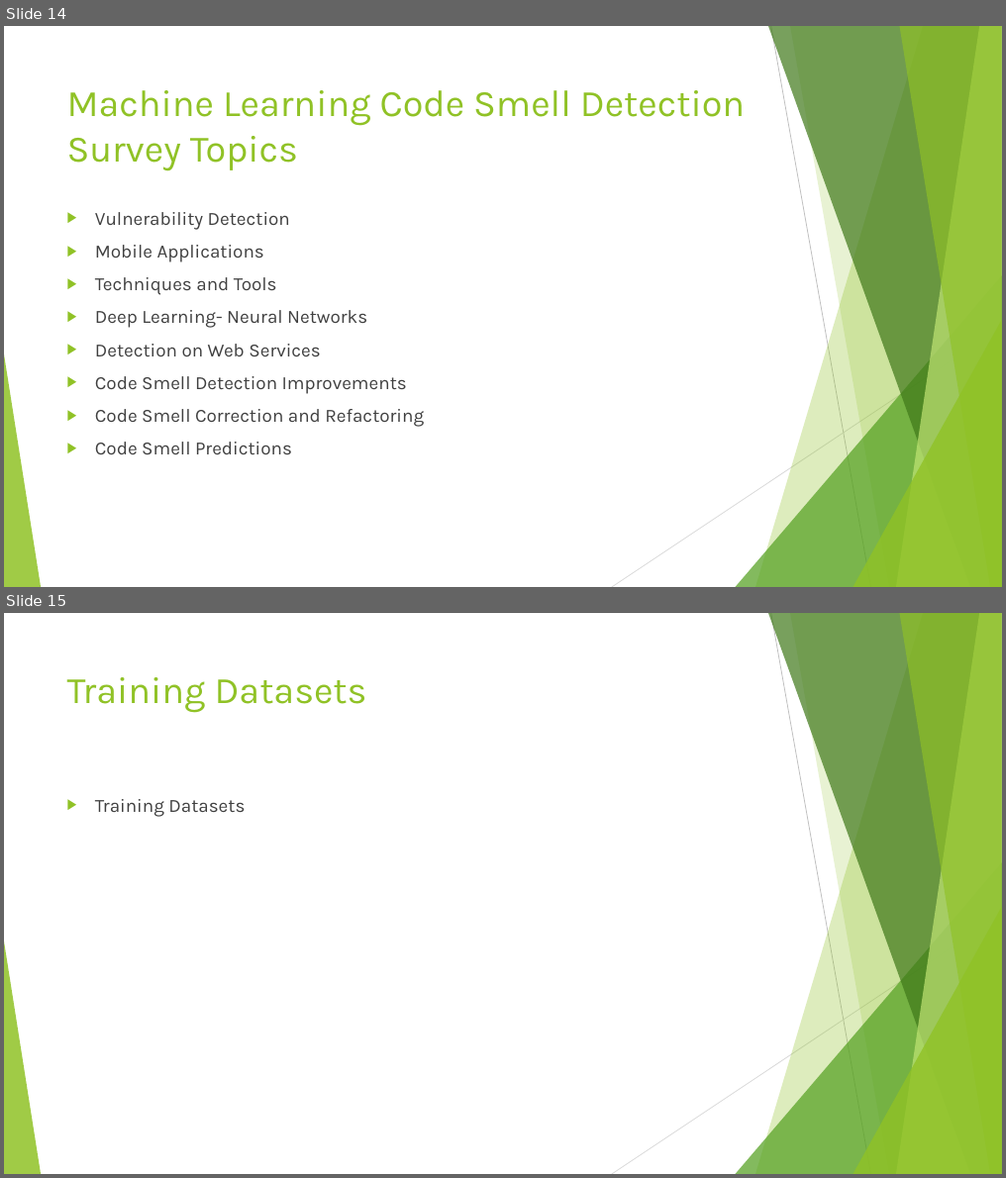
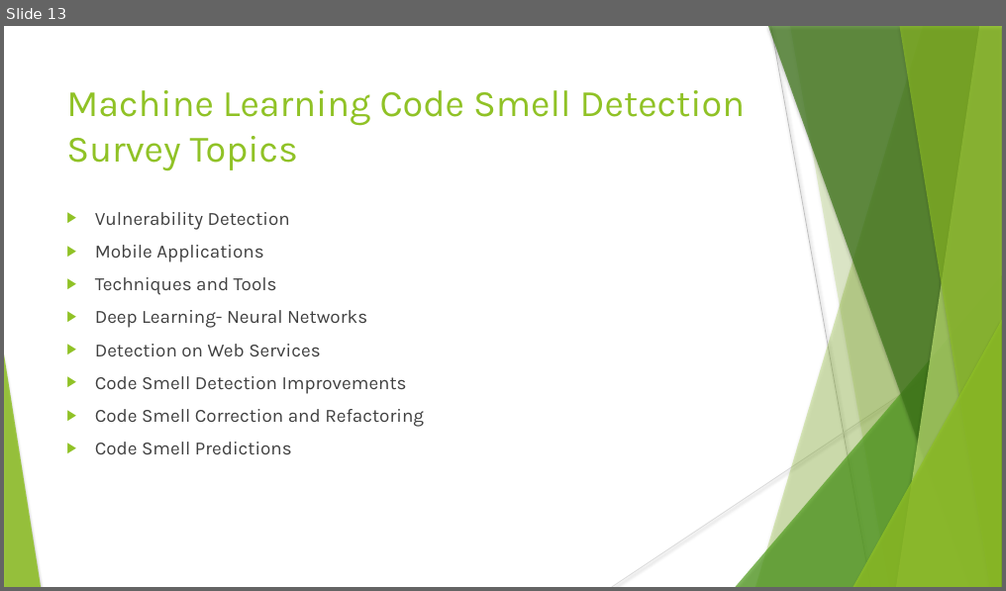
Before and after one commit to rodger79/CS6000, a slide deck: presentation/Presentation On Code Smells and Machine Learning Research.pptx. Shown one above the other, each under a label of ours: slides 14 and 15 before the commit, slide 13 after it. The pictures are 1006x1178 and 1006x591 pixels, drawn with LibreOffice and Linux fonts; fonts in the diff are those of the drawing. Boxes give left, top, right and bottom in pixels: in the first picture for what was removed or moved away, otherwise in the second. Text is boxed around its words. In the diff, an @@ line names an element or a change of style, - is before the commit and + after.

```diff
--- a/presentation/Presentation On Code Smells and Machine Learning Research.pptx
+++ b/presentation/Presentation On Code Smells and Machine Learning Research.pptx
@@ slide 15 removed at (x1=4, y1=613, x2=1002, y2=1174), background #FFFFFF; not listed: 10 template elements that a slide beside it also shows @@
@@ title removed at (x1=67, y1=677, x2=367, y2=713) @@
-Training Datasets
@@ text removed at (x1=95, y1=799, x2=245, y2=817) @@
-▶ Training Datasets
@@ what was slide 14 is now slide 13 @@
@@ slide 13 changed as well @@
@@ line (771, 26) - (871, 587): stroke #BFBFBF 0.75 pt to #BFBFBF 0.74 pt @@
@@ freeform shape at (x1=790, y1=26, x2=1002, y2=587): shadow on; outline redrawn @@
@@ text "Vulnerability Detection" at (x1=95, y1=212, x2=424, y2=455): indent changed @@
@@ shadow on in 6 elements at (x1=755, y1=26, x2=1002, y2=587), (x1=736, y1=275, x2=1002, y2=587), (x1=768, y1=26, x2=1002, y2=587), (x1=896, y1=26, x2=1002, y2=587), (x1=899, y1=26, x2=1002, y2=587), (x1=853, y1=320, x2=1002, y2=587) @@
@@ line (1002, 328) - (612, 587): stroke #D9D9D9 0.75 pt to #D9D9D9 0.74 pt @@
```
Also in this commit, not shown: 15 other slides changed, 1 other slide removed.
